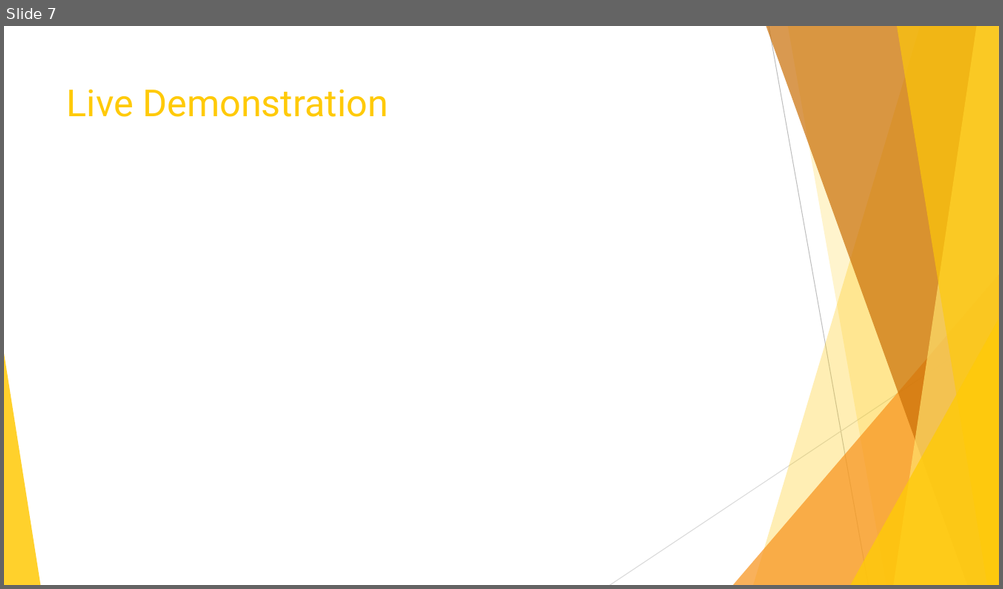
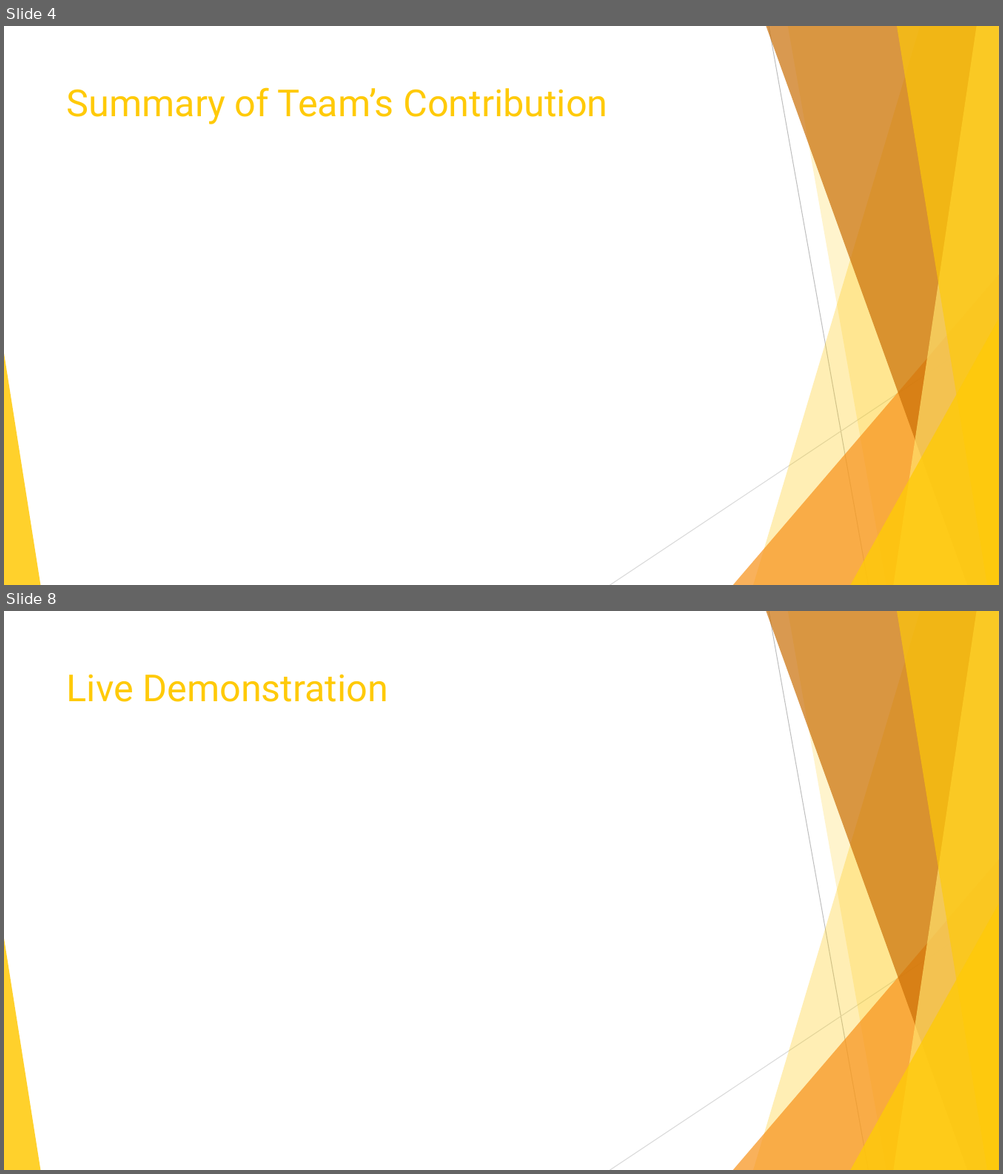
Before and after one commit to Ishitanarsiker/WAD2_GroupProject, a slide deck: Presentation.pptx. Shown one above the other, each under a label of ours: slide 7 before the commit, slides 4 and 8 after it; the slides between them are not shown. The pictures are 1003x589 and 1003x1174 pixels, drawn with LibreOffice and Linux fonts; fonts in the diff are those of the drawing. Boxes give left, top, right and bottom in pixels: in the first picture for what was removed or moved away, otherwise in the second. Text is boxed around its words. In the diff, an @@ line names an element or a change of style, - is before the commit and + after.

```diff
--- a/Presentation.pptx
+++ b/Presentation.pptx
@@ slide 4 added at (4, 26, 999, 585), background #FFFFFF; not listed: 10 template elements that a slide beside it also shows @@
@@ title added at (67, 87, 607, 124), 36 pt, text #FFCA08 @@
+Summary of Team’s Contribution
@@ what was slide 7 is now slide 8 @@
```
Also in this commit, not shown: 4 slides changed, 3 other slides added, 2 slides removed, 2 other files.
